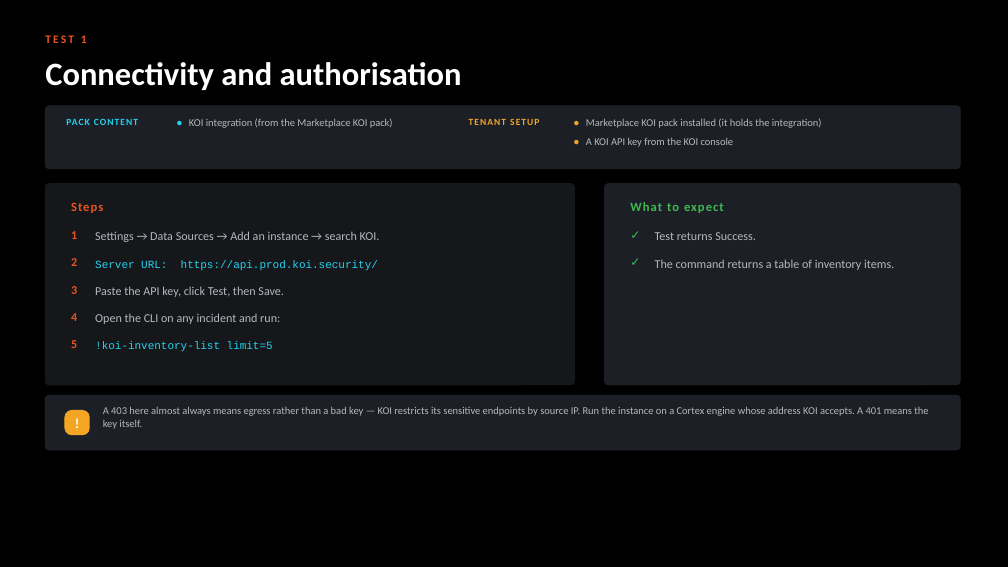
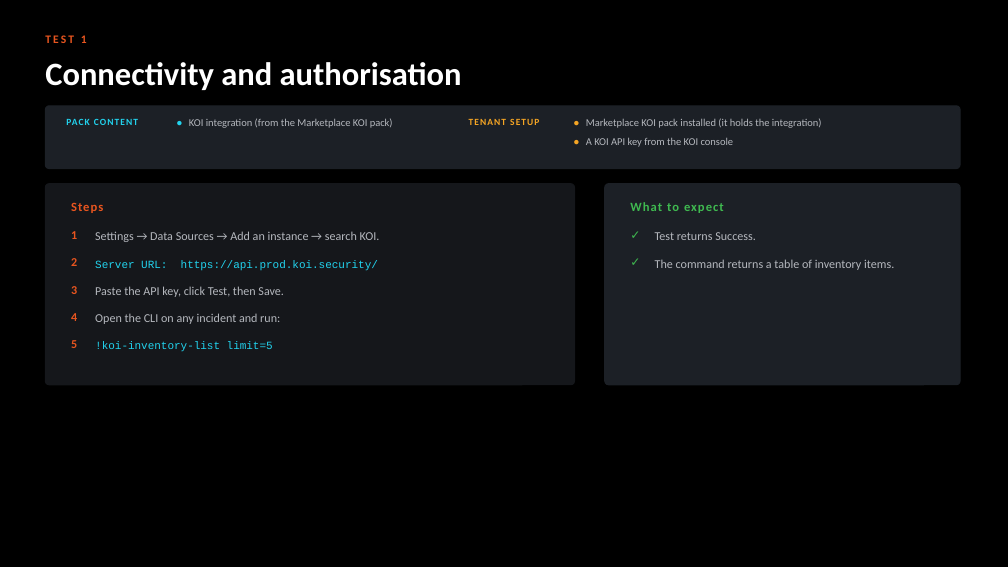
Before and after one commit to ayman-m/koi-xsiam-markeplacepack, a slide deck: slide 5 of docs/KOI_Marketplace_Pack_Test_Guide.pptx. Drawn at 1008x567 pixels with LibreOffice and Linux fonts; fonts in the diff are those of the drawing. Boxes give left, top, right and bottom in pixels: in the first picture for what was removed or moved away, otherwise in the second. Text is boxed around its words. In the diff, an @@ line names an element or a change of style, - is before the commit and + after.

```diff
--- a/docs/KOI_Marketplace_Pack_Test_Guide.pptx
+++ b/docs/KOI_Marketplace_Pack_Test_Guide.pptx
@@ rounded rectangle removed at (x1=45, y1=395, x2=960, y2=450) @@
@@ rounded rectangle removed at (x1=65, y1=411, x2=89, y2=435) @@
@@ text removed at (x1=65, y1=411, x2=89, y2=435) @@
-!
@@ text removed at (x1=103, y1=407, x2=928, y2=429) @@
-A 403 here almost always means egress rather than a bad key — KOI restricts its sensitive endpoints by source IP. Run the instance on a Cortex engine whose address KOI accepts. A 401 means the key itself.
```
Also in this commit, not shown: 11 other slides changed, 1 slide removed, 2 other files.
